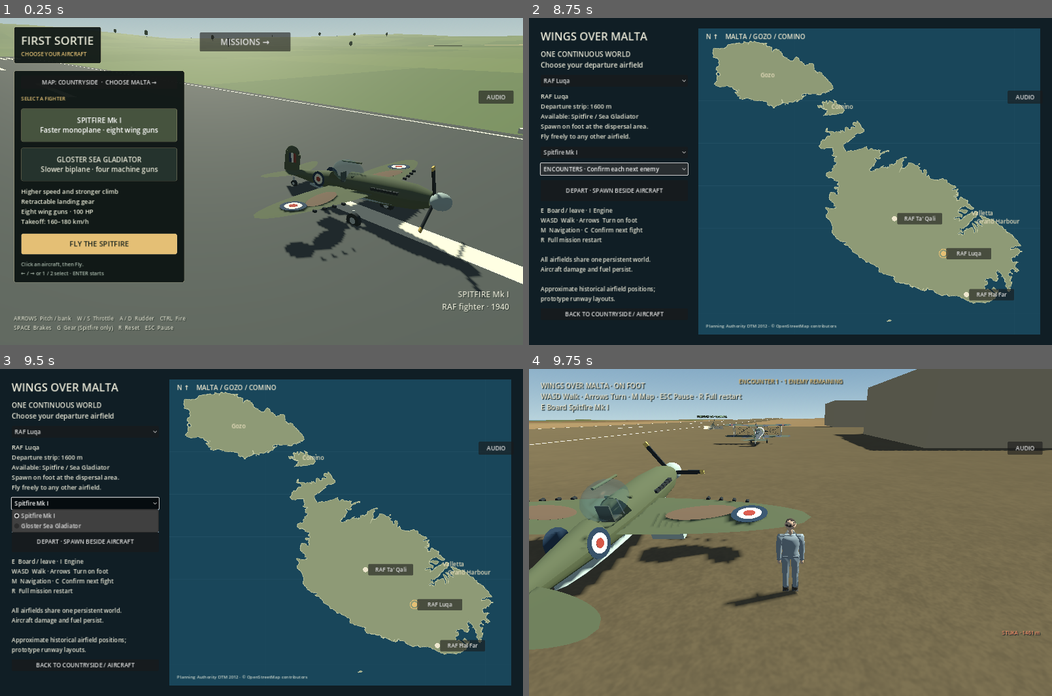
Above: before the commit, frames 1-4 (two rows, left to right).
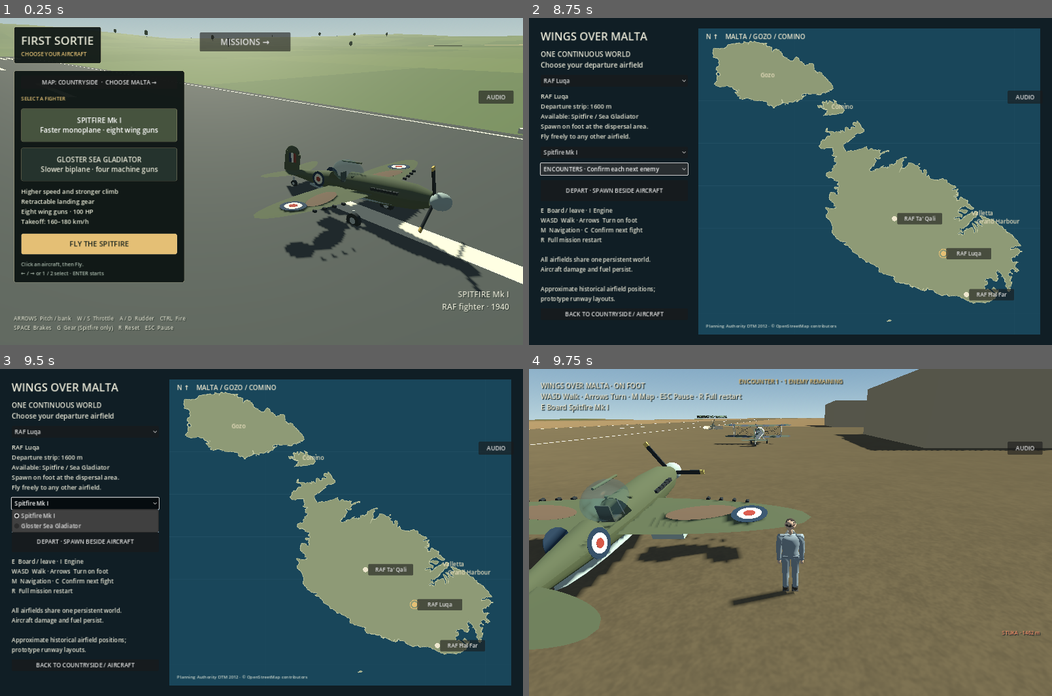
Above: after the commit, the same moments.

Repository: zelenski3398/codexproj1
Game: Godot game, scene res://main.tscn
Two runs of this game, one before a commit and one after it. Both use one fixed random seed, a clock stepped at 60 frames per second and the inputs below. Sound files missing from this copy of the repository are replaced by a short silence.
Inputs:
- Up to frame 1 (0.25 s): no input
- Up to frame 2 (8.75 s): click "AUDIO" at 0.5 s; click "MISSIONS →" at 1.25 s; click "Spitfire Mk I · faster interc…" at 2 s; click "DEPART FROM TA’ QALI" at 2.75 s; click "Sea Gladiator · slower, more …" at 3.5 s; click "BACK TO MAIN MENU" at 4.25 s; click "MAP: COUNTRYSIDE · CHOOSE MAL…" at 5 s; click "RAF Luqa" at 5.75 s; click "RAF Luqa" at 6.5 s; click "ENCOUNTERS · Confirm each nex…" at 7.25 s; click "ENCOUNTERS · Confirm each nex…" at 8 s
- Up to frame 3 (9.5 s): click "Spitfire Mk I" at 8.75 s
- Up to frame 4 (9.75 s): click "DEPART · SPAWN BESIDE AIRCRAFT" at 9.5 s

Frames 1-3 are identical in both runs. In frame 4, 1.2% of the frame differs, in the area x 0-97%, y 0-85%.

Commit message:
fix(terrain): integrate Malta airfields with smoothly graded ground

Diff:
--- /dev/null
+++ b/assets/malta/grading/report.json
@@ -0,0 +1,46 @@
+{
+  "airfields": [
+    {
+      "id": "ta_qali",
+      "previous_elevation": 123.98494682256587,
+      "elevation": 109.3331115039709,
+      "grade": 0.005059263305823612,
+      "runway_sample_min": 98.24035332448344,
+      "runway_sample_max": 119.42842245070995
+    },
+    {
+      "id": "luqa",
+      "previous_elevation": 79.31992287343888,
+      "elevation": 76.68908272716621,
+      "grade": 0.007164247990796656,
+      "runway_sample_min": 54.706633450685786,
+      "runway_sample_max": 81.60575297910103
+    },
+    {
+      "id": "hal_far",
+      "previous_elevation": 67.90009501110268,
+      "elevation": 62.656023023829846,
+      "grade": -0.008,
+      "runway_sample_min": 37.0191100798088,
+      "runway_sample_max": 79.78393281308541
+    }
+  ],
+  "settings": {
+    "transition_metres": 360.0,
+    "maximum_grade": 0.008,
+    "core_grid_metres": 8.0,
+    "transition_grid_metres": 24.0,
+    "coast_guard_metres": 60.0,
+    "runway_end_clearance_metres": 65.0,
+    "base_ground_margin_metres": 22.0,
+    "description": "Localized cut/fill grading of runway plus apron and usable base grounds; C2 blend into measured terrain."
+  },
+  "original_triangles": 107714,
+  "graded_triangles": 143134,
+  "added_vertices": 17710,
+  "changed_original_vertices": 845,
+  "max_cut_fill": 44.45859110281616,
+  "unmodified_original_vertices": 45309,
+  "coastline_preserved": true,
+  "geometry_outside_local_footprints_preserved": true
+}
--- /dev/null
+++ b/assets/malta/grading/settings.json
@@ -0,0 +1,10 @@
+{
+  "transition_metres": 360.0,
+  "maximum_grade": 0.008,
+  "core_grid_metres": 8.0,
+  "transition_grid_metres": 24.0,
+  "coast_guard_metres": 60.0,
+  "runway_end_clearance_metres": 65.0,
+  "base_ground_margin_metres": 22.0,
+  "description": "Localized cut/fill grading of runway plus apron and usable base grounds; C2 blend into measured terrain."
+}
--- /dev/null
+++ b/assets/malta/source/world_data_original.json
@@ -0,0 +1,117 @@
+{
+  "origin_lon_lat": [
+    14.4,
+    35.93
+  ],
+  "crs": "EPSG:32633",
+  "units": "metres",
+  "chart_bounds": [
+    -21000.0,
+    -18500.0,
+    18000.0,
+    17500.0
+  ],
+  "airfields": [
+    {
+      "id": "ta_qali",
+      "name": "RAF Ta' Qali",
+      "longitude": 14.4153,
+      "latitude": 35.8953,
+      "position": [
+        1357.1550942739705,
+        123.98494682256587,
+        3857.117503037676
+      ],
+      "heading": 130.0,
+      "length": 1450.0,
+      "slope": 0.004413003077970787,
+      "stationed_aircraft": [
+        "spitfire",
+        "sea_gladiator"
+      ]
+    },
+    {
+      "id": "luqa",
+      "name": "RAF Luqa",
+      "longitude": 14.4775,
+      "latitude": 35.8586,
+      "position": [
+        6948.8215844673105,
+        79.31992287343888,
+        7959.45468694903
+      ],
+      "heading": 140.0,
+      "length": 1600.0,
+      "slope": 0.007626527091790794,
+      "stationed_aircraft": [
+        "spitfire",
+        "sea_gladiator"
+      ]
+    },
+    {
+      "id": "hal_far",
+      "name": "RAF \u0126al Far",
+      "longitude": 14.5067,
+      "latitude": 35.8153,
+      "position": [
+        9561.061691343435,
+        67.90009501110268,
+        12775.674105946906
+      ],
+      "heading": 130.0,
+      "length": 1400.0,
+      "slope": -0.02,
+      "stationed_aircraft": [
+        "spitfire",
+        "sea_gladiator"
+      ]
+    }
+  ],
+  "landmarks": [
+    {
+      "name": "Valletta",
+      "position": [
+        10131.40449513786,
+        42.14868927001953,
+        3472.6771794026718
+      ]
+    },
+    {
+      "name": "Grand Harbour",
+      "position": [
+        10713.235649405571,
+        0.0,
+        4440.535166881047
+      ]
+    },
+    {
+      "name": "Gozo",
+      "position": [
+        -13974.59285625501,
+        88.73534393310547,
+        -12742.304291220848
+      ]
+    },
+    {
+      "name": "Comino",
+      "position": [
+        -5892.447060752835,
+        47.73174285888672,
+        -9022.828951342031
+      ]
+    }
+  ],
+  "terrain_bounds": [
+    [
+      -19403.959,
+      -30,
+      -16980.369
+    ],
+    [
+      15887.997,
+      250.865,
+      15938.015
+    ]
+  ],
+  "placement_note": "Approximate site coordinates; prototype runway headings, lengths, raised grading and parking layouts. No historical airfield reference image supplied."
+}
--- a/assets/malta/world_data.json
+++ b/assets/malta/world_data.json
@@ -19,16 +19,17 @@
       "latitude": 35.8953,
       "position": [
         1357.1550942739705,
-        123.98494682256587,
+        109.3331115039709,
         3857.117503037676
       ],
       "heading": 130.0,
       "length": 1450.0,
-      "slope": 0.004413003077970787,
+      "slope": 0.005059263305823612,
       "stationed_aircraft": [
         "spitfire",
         "sea_gladiator"
-      ]
+      ],
+      "width": 54.0
     },
     {
       "id": "luqa",
@@ -37,16 +38,17 @@
       "latitude": 35.8586,
       "position": [
         6948.8215844673105,
-        79.31992287343888,
+        76.68908272716621,
         7959.45468694903
       ],
       "heading": 140.0,
       "length": 1600.0,
-      "slope": 0.007626527091790794,
+      "slope": 0.007164247990796656,
       "stationed_aircraft": [
         "spitfire",
         "sea_gladiator"
-      ]
+      ],
+      "width": 54.0
     },
     {
       "id": "hal_far",
@@ -55,16 +57,17 @@
       "latitude": 35.8153,
       "position": [
         9561.061691343435,
-        67.90009501110268,
+        62.656023023829846,
         12775.674105946906
       ],
       "heading": 130.0,
       "length": 1400.0,
-      "slope": -0.02,
+      "slope": -0.008,
       "stationed_aircraft": [
         "spitfire",
         "sea_gladiator"
-      ]
+      ],
+      "width": 54.0
     }
   ],
   "landmarks": [
@@ -113,5 +116,5 @@
       15938.015
     ]
   ],
-  "placement_note": "Approximate site coordinates; prototype runway headings, lengths, raised grading and parking layouts. No historical airfield reference image supplied."
+  "placement_note": "Approximate historical sites and runway layouts. Elevations fitted to original terrain by localized cut/fill grading, with smoothly blended base grounds; island scale/coastline preserved."
 }
--- a/scripts/malta_airfield.gd
+++ b/scripts/malta_airfield.gd
@@ -1,7 +1,7 @@
 class_name MaltaAirfield
 extends Node3D
-## Graded takeoff strip/apron above the unmodified measured terrain. All fields
-## coexist, with static BVH/box collision and persistent damageable installations.
+## Terrain-supported graded strip/apron. Only the island mesh collides under
+## these visual surfaces; buildings retain their own solid collision.
 var record: Dictionary
 var parking: Array[Transform3D] = []
 var pilot_spawn: Vector3
@@ -15,12 +15,12 @@
 	var heading: float = deg_to_rad(float(record.heading))
 	var grade: float = atan(float(record.slope))
 	transform = Transform3D(Basis(Vector3.UP, -heading) * Basis(Vector3.RIGHT, grade), origin)
-	# Colour/texture only; retain the exact graded strips, markings and collision.
+	# Millimetre-scale visual offset; graded terrain is the sole ground collider.
 	var runway: Material = preload("res://assets/malta/materials/airfield.tres")
 	var paint: Material = MeshKit.material(Color("eee0b2"))
-	_box(Vector3(54, 2, runway_length), Vector3(0, -1, 0), runway)
+	_surface(Vector2(54,runway_length),Vector3(0,0.015,0),runway)
 	# Apron and taxi lane join the strip physically. Spawn/exit points stay on it.
-	_box(Vector3(96, 2, 230), Vector3(61, -1, runway_length * 0.31), runway)
+	_surface(Vector2(96,230),Vector3(61,0.015,runway_length*0.31),runway)
 	for z in range(-int(runway_length * 0.46), int(runway_length * 0.46), 75):
 		MeshKit.box(self, Vector3(1.2, 0.025, 24), Vector3(0, 0.025, z), paint)
 	for side in [-1, 1]:
@@ -36,6 +36,9 @@
 		building.size = Vector3(22, 10, 32)
 		building.display_name = String(record.name) + " hangar"
 		add_child(building)
+		var ground := to_global(Vector3(93,0,runway_length*.31-45-i*80))
+		building.global_basis = Basis(Vector3.UP,-heading)
+		building.global_position = ground+Vector3.UP*4.85
 		installations.append(building)
 	var label: Label3D = Label3D.new()
 	label.text = String(record.name) + "\nDISPERSAL · E TO BOARD"
@@ -47,16 +50,10 @@
 	label.visibility_range_end = 700
 	add_child(label)
 
-func _box(size: Vector3, pos: Vector3, material: Material) -> void:
-	var body: StaticBody3D = StaticBody3D.new()
-	body.position = pos
-	add_child(body)
-	MeshKit.box(body, size, Vector3.ZERO, material)
-	var collision: CollisionShape3D = CollisionShape3D.new()
-	var shape: BoxShape3D = BoxShape3D.new()
-	shape.size = size
-	collision.shape = shape
-	body.add_child(collision)
+func _surface(size: Vector2,pos: Vector3,material: Material) -> void:
+	var mesh := PlaneMesh.new()
+	mesh.size = size
+	MeshKit.mesh(self,mesh,material,pos)
 
 func contains(point: Vector3) -> bool:
 	var local: Vector3 = to_local(point)
--- /dev/null
+++ b/tests/airfield_ground_checks.gd
@@ -0,0 +1,51 @@
+extends SceneTree
+var passed := 0
+var failed := 0
+func _initialize() -> void: call_deferred("run")
+func check(value: bool,label: String) -> void:
+	if value: passed+=1;print("PASS: ",label)
+	else: failed+=1;push_error("FAIL: "+label)
+func frames(n: int) -> void:
+	for i in range(n): await physics_frame
+func ground(world: Node3D,point: Vector3) -> Dictionary:
+	return world.get_world_3d().direct_space_state.intersect_ray(PhysicsRayQueryParameters3D.create(point+Vector3.UP*100,point-Vector3.UP*100,1))
+func run() -> void:
+	var world := MaltaWorld.new()
+	root.add_child(world)
+	await frames(12)
+	for field in world.fields.values():
+		var max_error := 0.0
+		for z in [-field.runway_length*.49,0.0,field.runway_length*.49,field.runway_length*.31]:
+			for x in [-26.0,0.0,26.0]:
+				var expected: Vector3 = field.to_global(Vector3(x,0,z))
+				var hit := ground(world,expected)
+				if hit.is_empty(): max_error=INF
+				else: max_error=maxf(max_error,absf(hit.position.y-expected.y))
+		check(max_error<0.04,field.record.id+": runway terrain matches graded surface within 4 cm; max="+str(max_error))
+		var apron_error := 0.0
+		for x in [20.0,60.0,105.0]:
+			for z in [-110.0,0.0,110.0]:
+				var point: Vector3=field.to_global(Vector3(x,0,field.runway_length*.31+z))
+				var hit:=ground(world,point)
+				apron_error=maxf(apron_error,absf(hit.position.y-point.y) if not hit.is_empty() else INF)
+		check(apron_error<0.04,field.record.id+": apron, parking and base grounds continuously supported")
+		check(field.find_children("*","StaticBody3D",true,false).size()==2,field.record.id+": only hangars collide; no overlapping runway/apron platforms")
+		var crossings := true
+		var previous := 0.0
+		for step in range(61):
+			var x := -70.0+step*2.0
+			var point: Vector3=field.to_global(Vector3(x,0,field.runway_length*.31))
+			var hit:=ground(world,point)
+			if hit.is_empty(): crossings=false;continue
+			if step>0 and absf(hit.position.y-previous)>0.45: crossings=false
+			previous=hit.position.y
+		check(crossings,field.record.id+": adjacent land/runway/apron boundary has no drops or steps")
+		for building in field.installations:
+			check(building.global_basis.y.dot(Vector3.UP)>.99999,field.record.id+": building remains upright")
+	for gun in world.aa_battery.guns:
+		var hit:=ground(world,gun.global_position+Vector3(5,0,0))
+		check(not hit.is_empty() and absf(hit.position.y-gun.global_position.y)<.12,gun.name+": accessible grounded AA emplacement")
+	for truck in world.trucks:
+		check(truck.grounded,truck.name+": wheels/body supported by edited terrain")
+	print("AIRFIELD GROUND RESULT: ",passed,"/",passed+failed," passed")
+	quit(0 if failed==0 else 1)
--- /dev/null
+++ b/tests/airfield_integration_capture.gd
@@ -0,0 +1,21 @@
+extends SceneTree
+func _initialize() -> void: call_deferred("run")
+func run() -> void:
+	var prefix: String = OS.get_cmdline_user_args()[0] if not OS.get_cmdline_user_args().is_empty() else "after"
+	var world := MaltaWorld.new()
+	root.add_child(world)
+	for i in range(12): await process_frame
+	GameAudioMixer.instance.audio_button.hide()
+	var camera := Camera3D.new()
+	camera.far = 100000
+	camera.near = .5
+	world.add_child(camera)
+	camera.make_current()
+	for field in world.fields.values():
+		var centre: Vector3 = field.to_global(Vector3(20,0,field.runway_length*.31))
+		camera.global_position = centre + field.global_basis*Vector3(230,135,270)
+		camera.look_at(centre)
+		for i in range(6): await process_frame
+		await RenderingServer.frame_post_draw
+		root.get_texture().get_image().save_png("res://docs/previews/"+prefix+"-"+String(field.record.id)+".png")
+	quit()
Not shown, added: assets/malta/source/.gdignore
Binary file added: assets/malta/source/terrain_original.glb
Binary file changed: assets/malta/terrain.glb
Binary file added: docs/previews/after-hal_far.png
Binary file added: docs/previews/after-luqa.png
Binary file added: docs/previews/after-ta_qali.png
Binary file added: docs/previews/before-hal_far.png
Binary file added: docs/previews/before-luqa.png
Binary file added: docs/previews/before-ta_qali.png
Not shown, added: tests/airfield_integration_capture.gd.uid
Not shown, changed: .github/workflows/web.yml
Not shown, changed: README.md
(and 2 more such lines)
